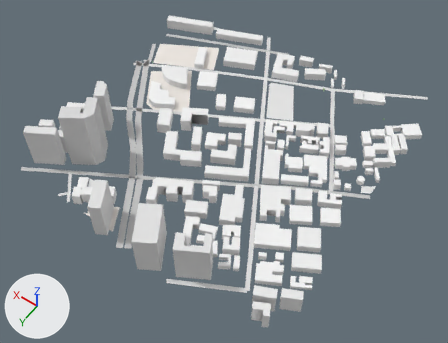
Before and after pictures for a commit that changed the glTF model white-model-six-districts/chunks/121_104_high.glb.
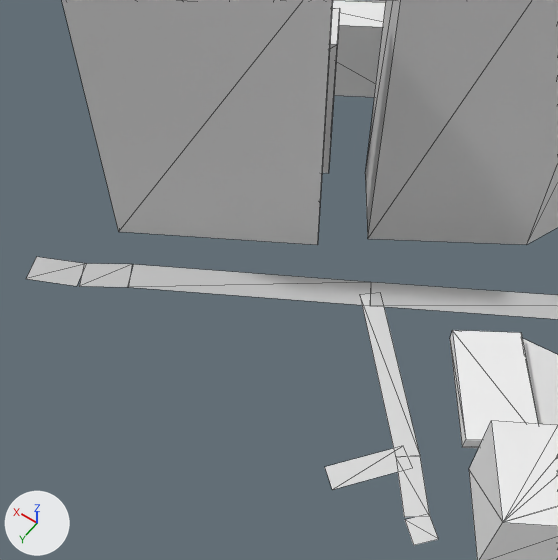
There are two pictures of each version: one whole from a 50 mm camera at (353.0, -685.0, 798.0) aimed at (716.0, -1194.0, -1.0), one close up from a 50 mm camera at (871.0, -944.0, 147.0) aimed at (930.0, -1027.0, 17.0). Every picture has the same lights, and +X, +Y and +Z are marked at lower left. The last two pictures show the newer version. The close-ups show mesh edges as thin lines. Vertices at exactly the same position are counted once.
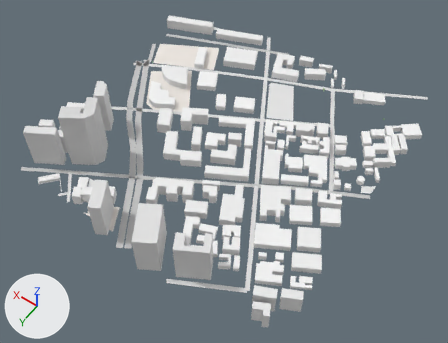
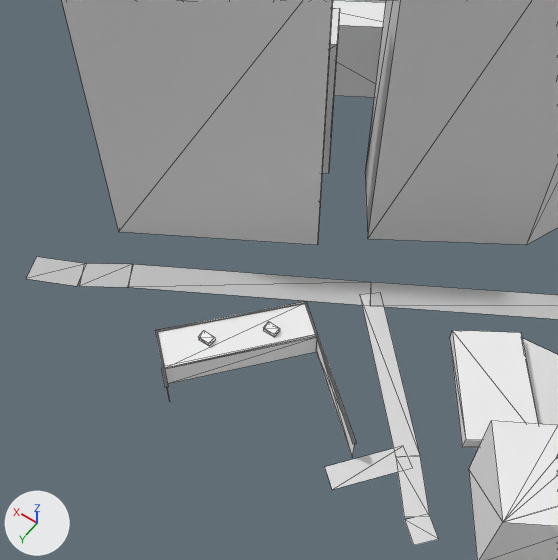
Pixel boxes (x1, y1, x2, y2) of what changed, in the close-ups (558 x 560 px):
part 1 of me_mesh_0, added: after (155, 301, 356, 456)
part 2 of me_mesh_0, added: after (198, 322, 280, 346)

The change, as a list of edits to the scene's bpy script:
```text
Change me_mesh_0:
    used by ob_mesh_0; location = (0.0, 0.0, 0.0)
    remove me_mesh_0.from_pydata(...)  # 1634 vertices, 1828 faces; spans x 485.0..1025.0, y -1542.0..-973.0, z 1.0..113.0
    add me_mesh_0.from_pydata(...)  # 1692 vertices, 1900 faces; spans x 485.0..1025.0, y -1542.0..-973.0, z 1.0..113.0
    me_mesh_0 part 1: a new loose piece of 42 vertices spanning x 898.0..948.0, y -1031.0..-996.0, z 2.0..8.0, in mat_material_0
    me_mesh_0 part 2
    16 vertices are added at x 926.0..939.0, y -1021.0..-1009.0, z 8.0..9.0
    20 new faces join them
    other edits to the shape of me_mesh_0 do not show in these pictures
```
